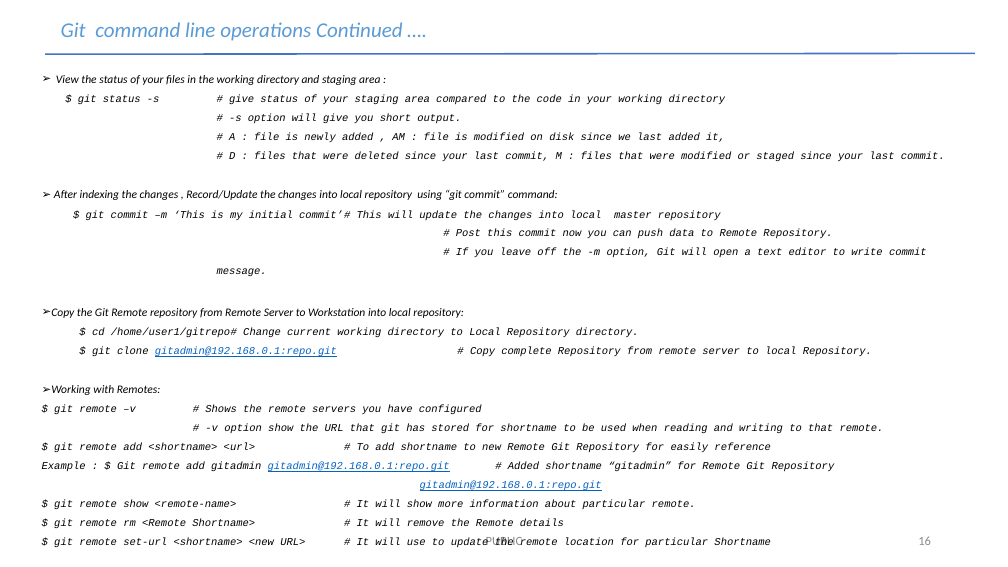
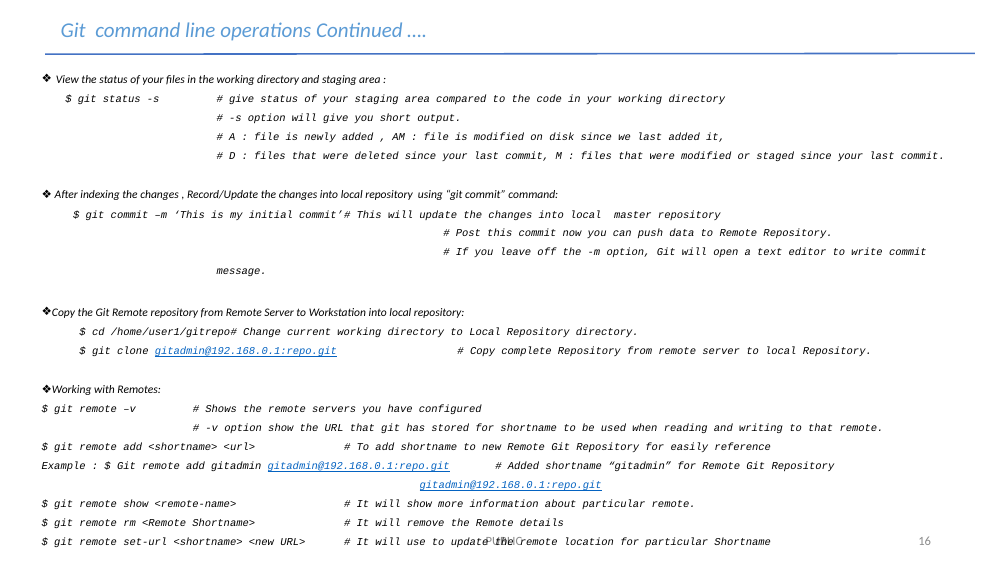
Before and after one commit to rakesh100282/Git-1, a slide deck: slide 16 of Git-V 0.1.pptx. Drawn at 1008x567 pixels with LibreOffice and Linux fonts; fonts in the diff are those of the drawing. Boxes give left, top, right and bottom in pixels: in the first picture for what was removed or moved away, otherwise in the second. Text is boxed around its words. In the diff, an @@ line names an element or a change of style, - is before the commit and + after.

```diff
--- a/Git-V 0.1.pptx
+++ b/Git-V 0.1.pptx
@@ text at bbox=[52, 75, 721, 395]: bullet ➢ to ❖ @@
```
Also in this commit, not shown: 7 other slides changed, 1 slide added.
